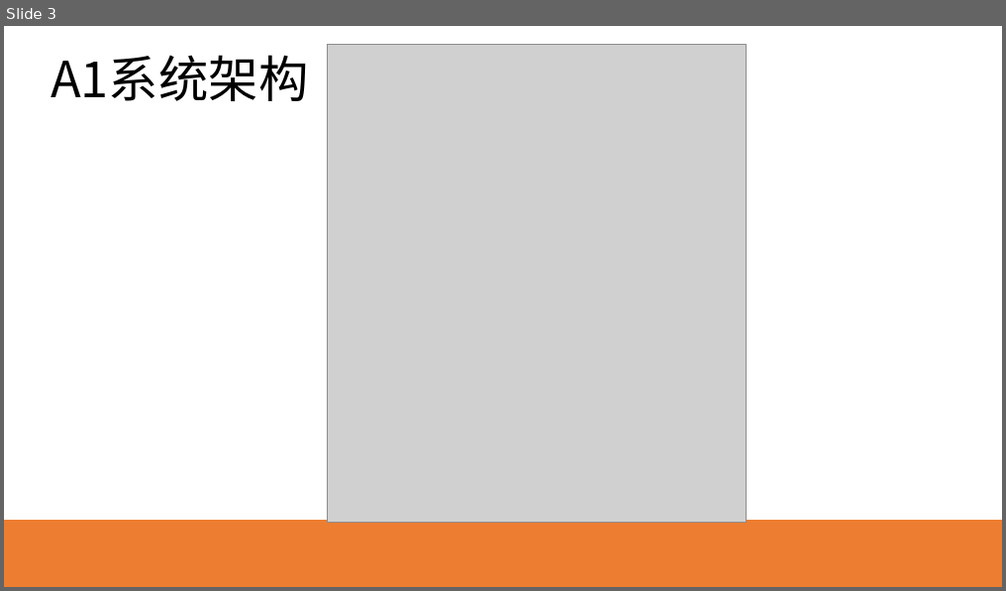
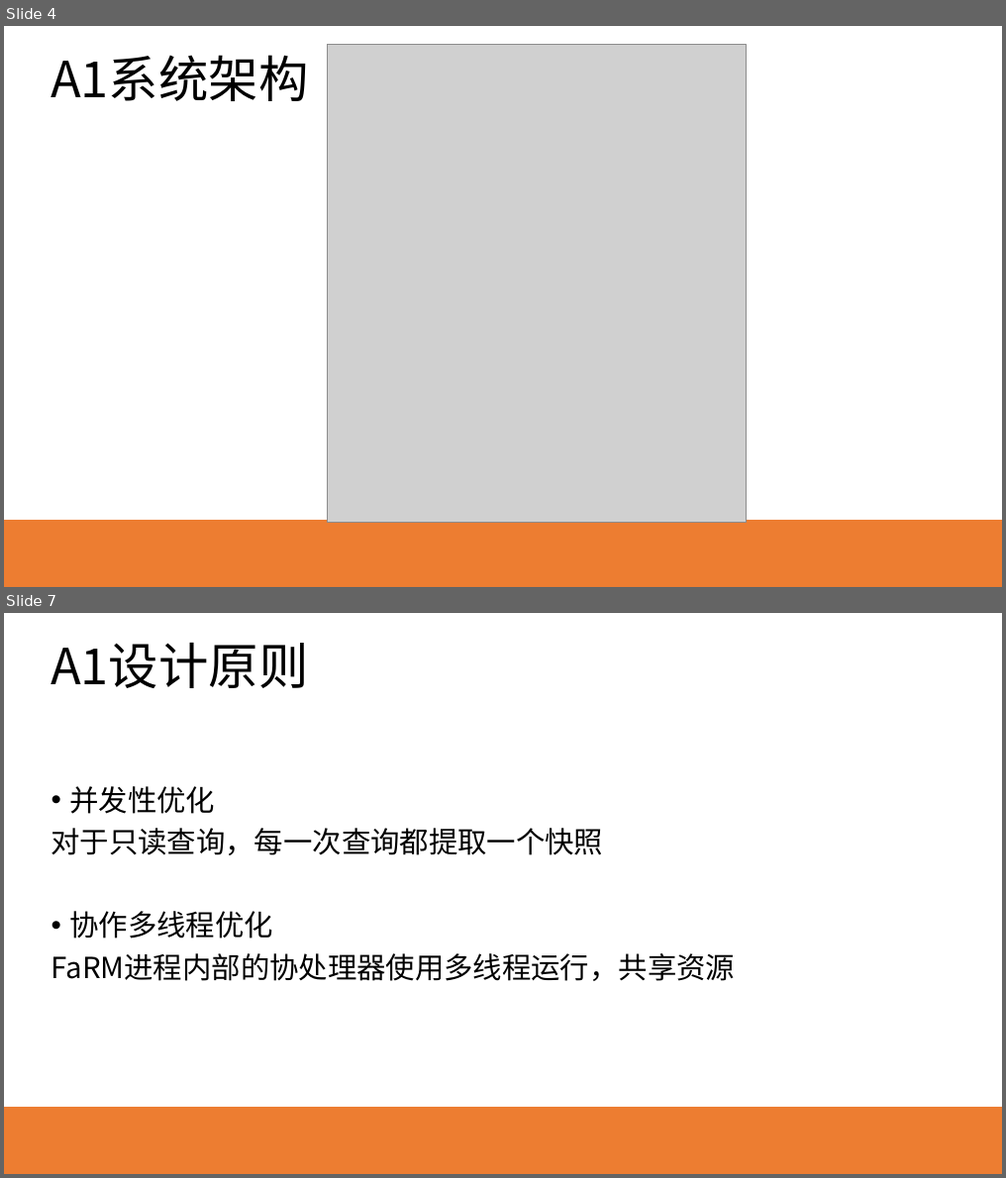
Before and after one commit to HEU-CS/new-database-Yeecoder, a slide deck: S320067135赵博文.pptx. Shown one above the other, each under a label of ours: slide 3 before the commit, slides 4 and 7 after it; the slides between them are not shown. The pictures are 1006x591 and 1006x1178 pixels, drawn with LibreOffice and Linux fonts; fonts in the diff are those of the drawing; grey boxes stand for pictures. Boxes give left, top, right and bottom in pixels: in the first picture for what was removed or moved away, otherwise in the second. Text is boxed around its words. In the diff, an @@ line names an element or a change of style, - is before the commit and + after.

```diff
--- a/S320067135赵博文.pptx
+++ b/S320067135赵博文.pptx
@@ slide 7 added at bbox=[4, 613, 1002, 1174], background gradient #FFFFFF to #ED7D31 @@
@@ text added at bbox=[51, 642, 308, 688], 48 pt, text #000000 @@
+A1设计原则
@@ text added at bbox=[52, 786, 736, 981], 28 pt, text #000000 @@
+• 并发性优化
+对于只读查询，每一次查询都提取一个快照
+• 协作多线程优化
+FaRM进程内部的协处理器使用多线程运行，共享资源
@@ what was slide 3 is now slide 4 @@
```
Also in this commit, not shown: 6 slides changed, 3 other slides added, 2 slides removed, 1 other file.
